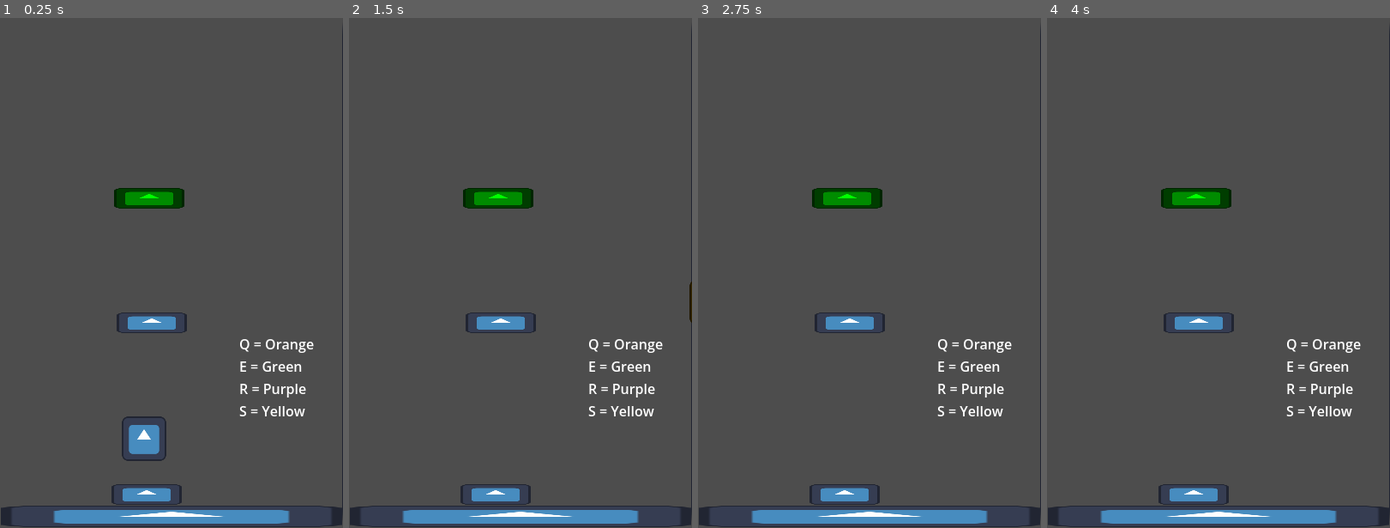
Above: before the commit, frames 1-4 (left to right).
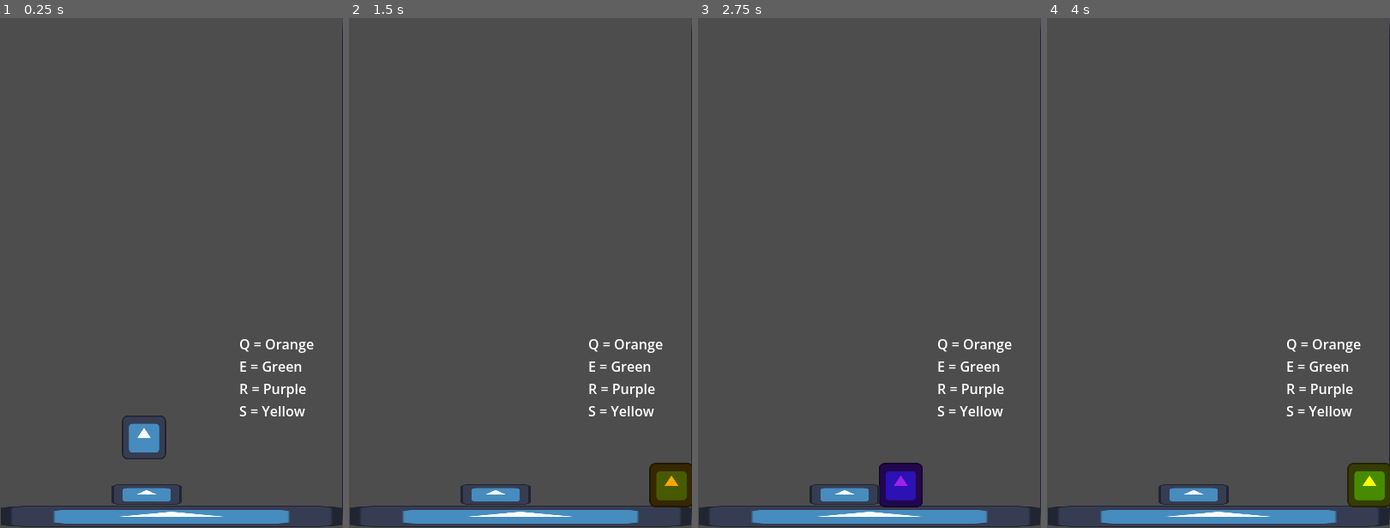
Above: after the commit, the same moments.

Repository: Abbby1007/Melanotaenia-4.0
Game: Godot game, scene res://Levels/tutorial.tscn
Two runs of this game, one before a commit and one after it. Both use one fixed random seed, a clock stepped at 60 frames per second and the inputs below. The engine's default icon, where the game draws it, is replaced by a stand-in: a white triangle on a blue panel in a dark square.
Inputs (mouse positions are in pixels of both pictures, inside the frame that each line leads up to):
- Up to frame 1 (0.25 s): no input
- Up to frame 2 (1.5 s): tap Enter at 0.5 s; move the mouse to (595, 237) at 0.52 s; hold Right (move_right) from 0.53 s (still down); tap E (green) at 0.6 s; click (595, 237) at 0.67 s; tap Space (Jump) at 0.77 s; move the mouse to (451, 288) at 1.27 s; tap Q (orange) at 1.35 s
- Up to frame 3 (2.75 s): tap Space (Jump) at 1.52 s; move the mouse to (903, 145) at 2.02 s; release Right (move_right) at 2.03 s; hold Left (move_left) from 2.03 s (still down); tap R (purple) at 2.1 s
- Up to frame 4 (4 s): move the mouse to (1201, 369) at 2.77 s; release Left (move_left) at 2.78 s; hold Right (move_right) from 2.78 s (still down); tap S (yellow) at 2.85 s; click (1201, 369) at 2.92 s; tap Space (Jump) at 3.02, 3.77 s; move the mouse to (1321, 339) at 3.52 s; tap Alt at 3.6 s

The runs differ from the first frame. In frame 1, 1.5% of the frame differs, in the area x 33-55%, y 33-87%; in frame 2, 2.4%, in the area x 33-100%, y 33-96%; in frame 3, 2.4%; in frame 4, 2.4%.

Commit message:
update player

Diff:
--- a/Levels/tutorial.tscn
+++ b/Levels/tutorial.tscn
@@ -72,10 +72,10 @@
 scale = Vector2(0.44000125, 0.5200006)
 
 [node name="killPlatform2" parent="." unique_id=1619791995 instance=ExtResource("6_mscth")]
-position = Vector2(177, 381.00003)
+position = Vector2(782, 305.00003)
 scale = Vector2(0.44000125, 0.5200006)
 
 [node name="killPlatform3" parent="." unique_id=1938964448 instance=ExtResource("6_mscth")]
 modulate = Color(0, 1, 0, 1)
-position = Vector2(174, 236)
+position = Vector2(812, 411)
 scale = Vector2(0.44000125, 0.5200006)
--- a/Player.tscn
+++ b/Player.tscn
@@ -5,6 +5,9 @@
 
 [sub_resource type="RectangleShape2D" id="RectangleShape2D_xhfnw"]
 size = Vector2(121, 18.333328)
+
+[sub_resource type="RectangleShape2D" id="RectangleShape2D_kpjcp"]
+size = Vector2(122.499985, 20)
 
 [node name="Player" type="CharacterBody2D" unique_id=1764254399 groups=["player"]]
 scale = Vector2(0.4, 0.4)
@@ -20,4 +23,9 @@
 scale = Vector2(0.99999994, 0.99999994)
 shape = SubResource("RectangleShape2D_xhfnw")
 
+[node name="CollisionShape2D" type="CollisionShape2D" parent="." unique_id=1938976319]
+position = Vector2(-1.2499998, 52.499985)
+scale = Vector2(0.99999994, 0.99999994)
+shape = SubResource("RectangleShape2D_kpjcp")
+
 [connection signal="body_entered" from="Area2D" to="." method="_on_area_2d_body_entered"]
